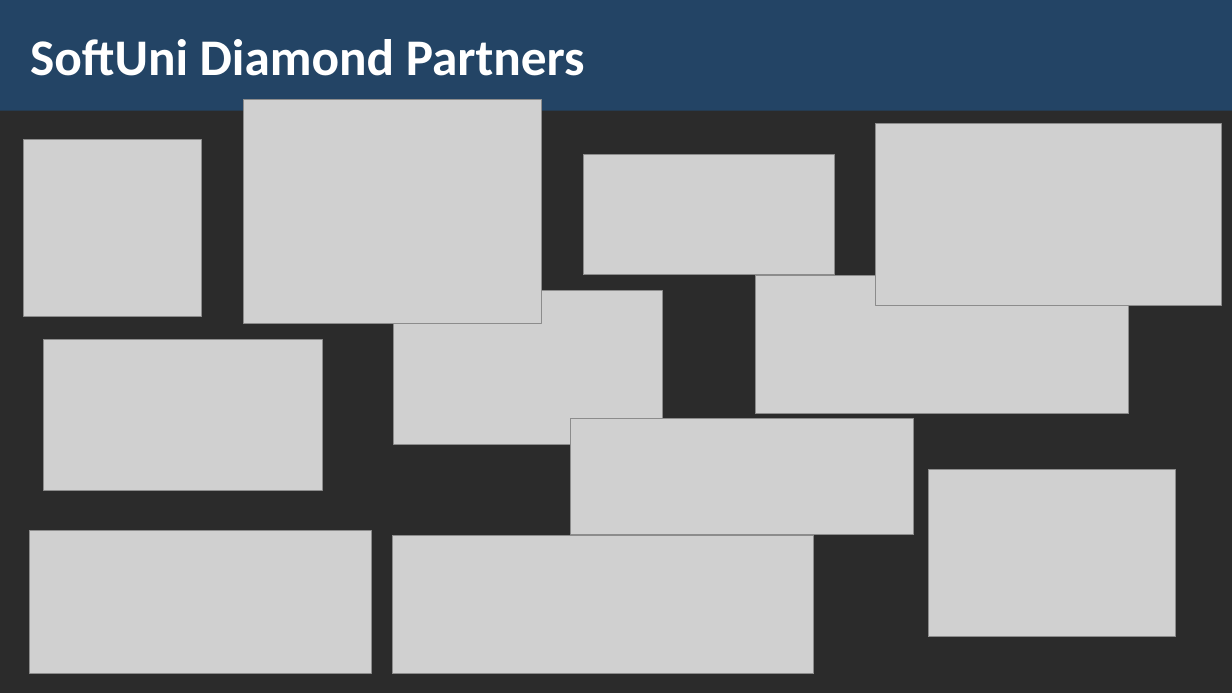
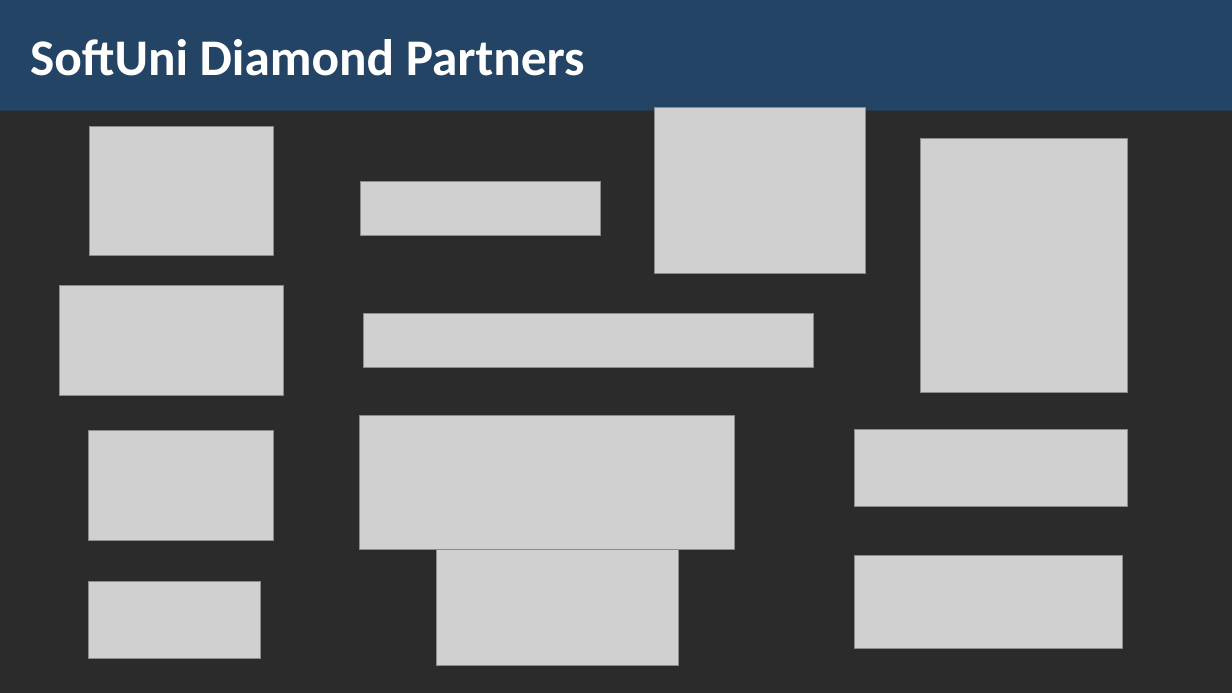
Before and after one commit to Unconsciousness13/HTML-CSS-2022, a slide deck: slide 43 of 02.HTML_Structure/02.HTML-Structure.pptx. Drawn at 1232x693 pixels with LibreOffice and Linux fonts; fonts in the diff are those of the drawing; grey boxes stand for pictures; background and template pictures are left out; a plain dark background stands for a picture behind light text. Boxes give left, top, right and bottom in pixels: in the first picture for what was removed or moved away, otherwise in the second. Text is boxed around its words. In the diff, an @@ line names an element or a change of style, - is before the commit and + after.

```diff
--- a/02.HTML_Structure/02.HTML-Structure.pptx
+++ b/02.HTML_Structure/02.HTML-Structure.pptx
@@ picture: place and size @@
-picture at <box>243,100,542,323</box>
+picture at <box>655,108,867,274</box>
@@ picture removed at <box>24,140,201,317</box> @@
@@ picture added at <box>89,127,273,256</box> @@
@@ picture added at <box>921,139,1128,393</box> @@
@@ picture removed at <box>583,154,835,274</box> @@
@@ picture added at <box>360,181,601,236</box> @@
@@ picture: place and size @@
-picture at <box>393,536,814,675</box>
+picture at <box>59,286,284,396</box>
@@ picture added at <box>363,313,813,368</box> @@
@@ picture removed at <box>43,340,322,491</box> @@
@@ picture: place and size @@
-picture at <box>30,531,372,674</box>
+picture at <box>360,415,735,549</box>
@@ picture removed at <box>571,418,914,534</box> @@
@@ picture: place and size @@
-picture at <box>394,290,663,444</box>
+picture at <box>89,431,274,541</box>
@@ picture: place and size @@
-picture at <box>876,124,1222,306</box>
+picture at <box>855,430,1128,507</box>
@@ picture removed at <box>929,470,1177,637</box> @@
@@ picture added at <box>437,550,679,665</box> @@
@@ picture: place and size @@
-picture at <box>755,275,1128,414</box>
+picture at <box>855,555,1124,648</box>
@@ picture added at <box>89,582,261,659</box> @@
```
Also in this commit, not shown: 26 other files.
